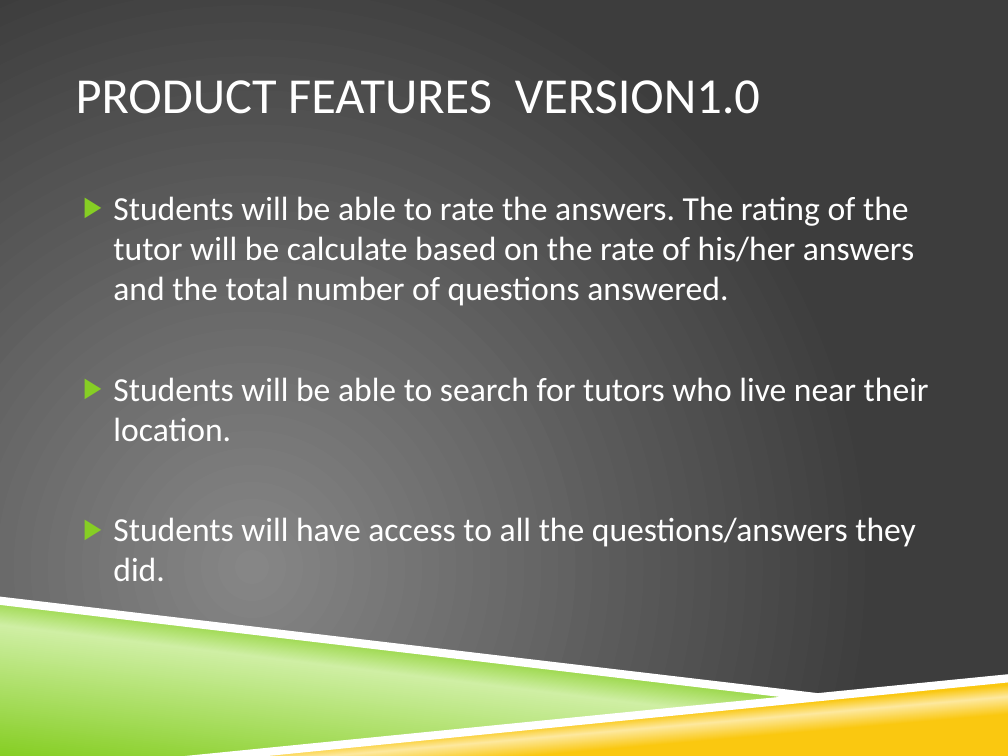
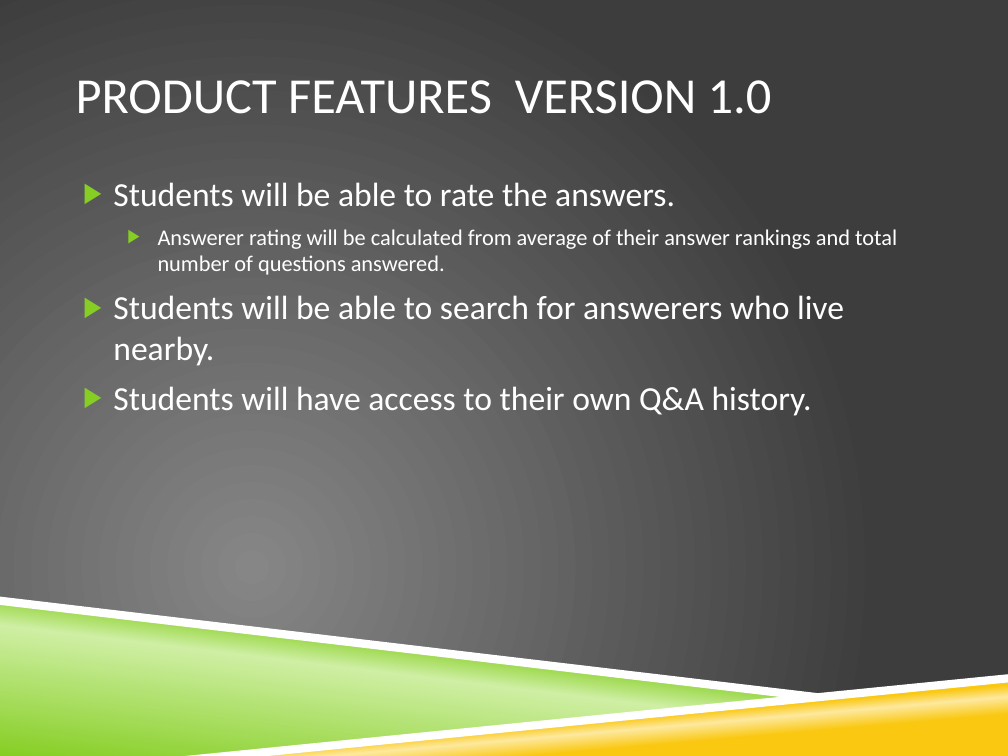
Before and after one commit to razfriman/Snap2Ask, a slide deck: slide 9 of Proposal.pptx. Drawn at 1008x756 pixels with LibreOffice and Linux fonts; fonts in the diff are those of the drawing; background and template pictures are left out. Boxes give left, top, right and bottom in pixels: in the first picture for what was removed or moved away, otherwise in the second. Text is boxed around its words. In the diff, an @@ line names an element or a change of style, - is before the commit and + after.

```diff
--- a/Proposal.pptx
+++ b/Proposal.pptx
@@ title at (76,80,772,114): spaces changed @@
-PRODUCT FEATURES VERSION1.0
+PRODUCT FEATURES VERSION 1.0
@@ text at (113,182,897,416): text changed @@
-▶ Students will be able to rate the answers. The rating of the tutor will be calculate based on the rate of his/her answers and the total number of questions answered.
-▶ Students will be able to search for tutors who live near their location.
-▶ Students will have access to all the questions/answers they did.
+▶ Students will be able to rate the answers.
+  ▶ Answerer rating will be calculated from average of their answer rankings and total number of questions answered.
+▶ Students will be able to search for answerers who live nearby.
+▶ Students will have access to their own Q&A history.
```
Also in this commit, not shown: 7 other slides changed.
